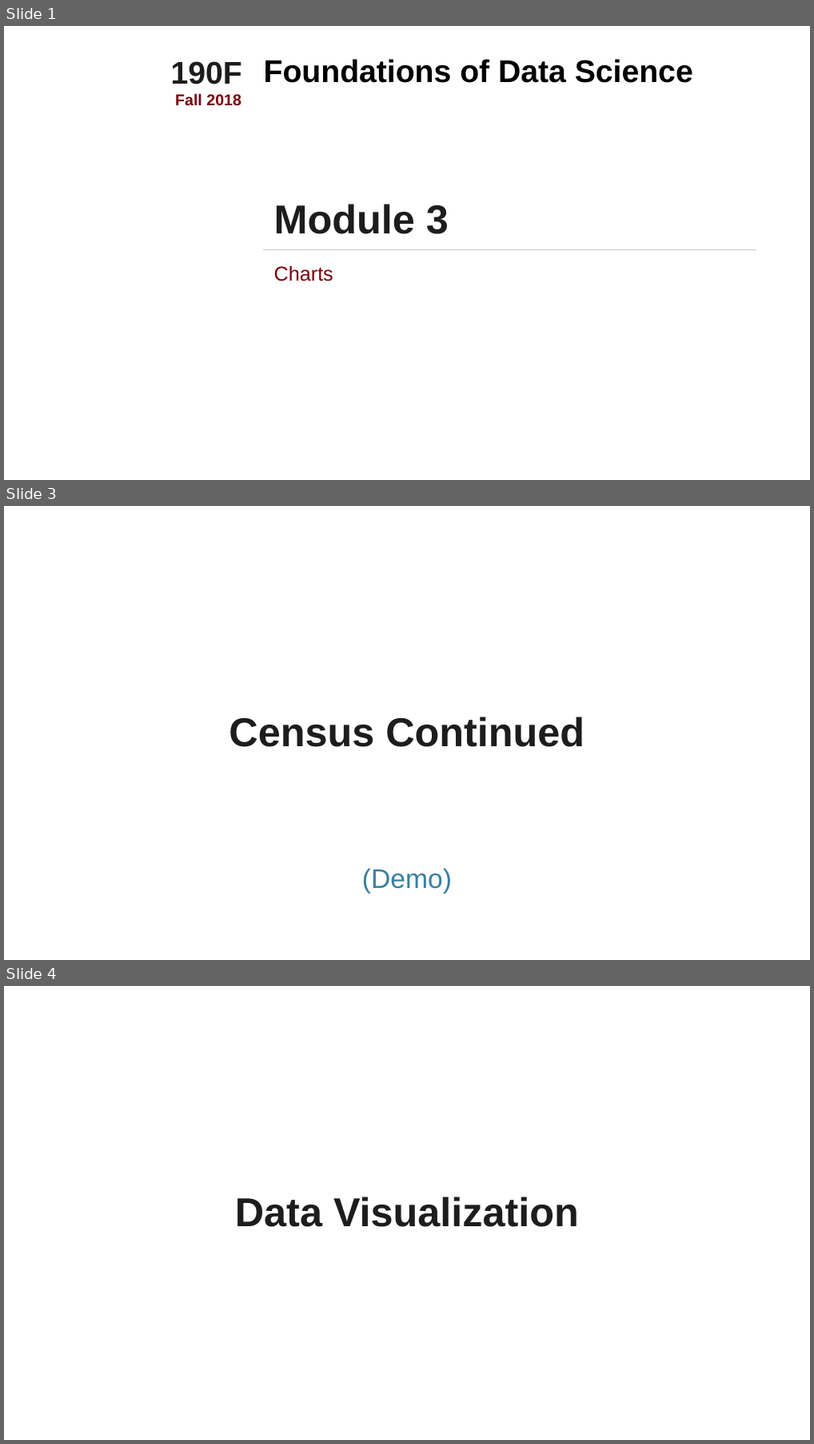
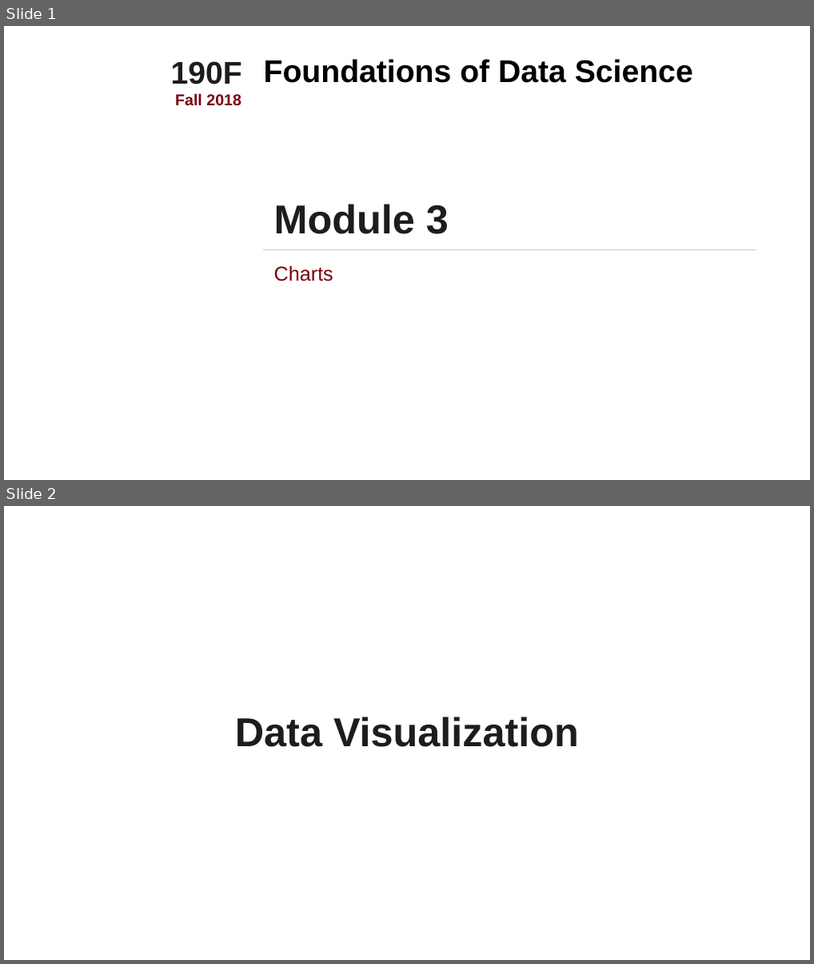
Before and after one commit to stat108ds/current-CS108, a slide deck: modules/module 3/module 3.pptx. Shown one above the other, each under a label of ours: slides 1, 3 and 4 before the commit, slides 1 and 2 after it; the slides between them are not shown. The pictures are 814x1444 and 814x964 pixels, drawn with LibreOffice and Linux fonts; fonts in the diff are those of the drawing; background and template pictures are left out. Boxes give left, top, right and bottom in pixels: in the first picture for what was removed or moved away, otherwise in the second. Text is boxed around its words. In the diff, an @@ line names an element or a change of style, - is before the commit and + after.

```diff
--- a/modules/module 3/module 3.pptx
+++ b/modules/module 3/module 3.pptx
@@ slide 3 removed at box(4, 506, 810, 960), background #FFFFFF @@
@@ title removed at box(229, 716, 585, 747) @@
-Census Continued
@@ text removed at box(362, 868, 452, 893) @@
-(Demo)
@@ what was slide 4 is now slide 2 @@
```
Also in this commit, not shown: 2 slides added, 9 other slides removed, 6 other files.
